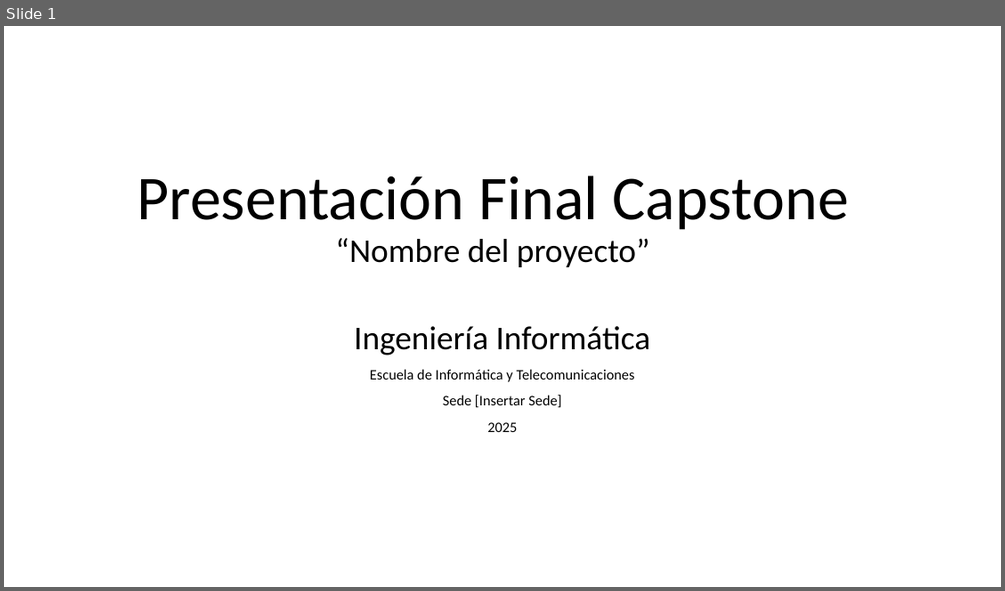
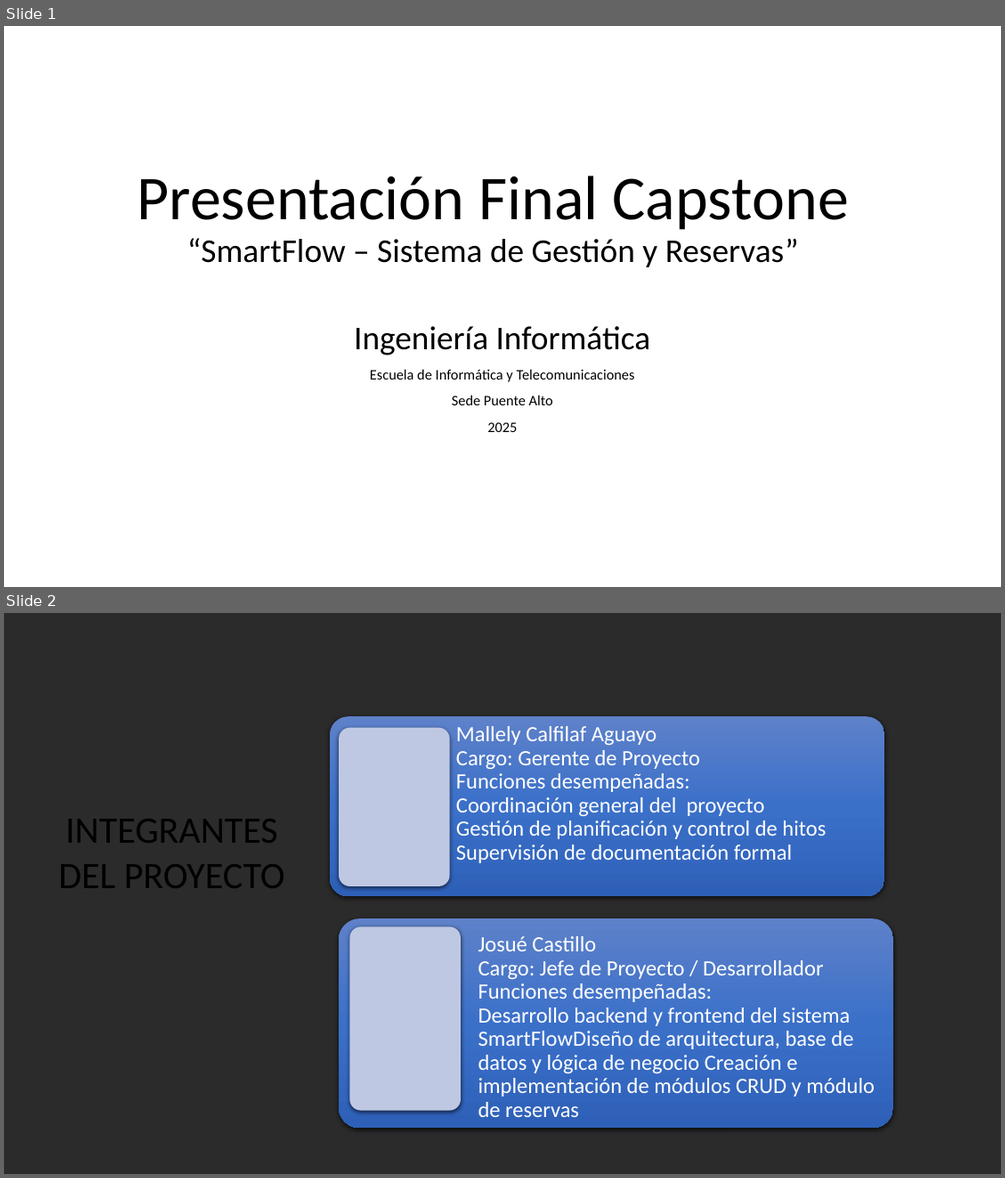
Before and after one commit to CodeFixService/Capstone, a slide deck: fase3/Documentacion Asignatura PTY4614/Estructura Presentación Final-Capstone.pptx. Shown one above the other, each under a label of ours: slide 1 before the commit, slides 1 and 2 after it. The pictures are 1005x591 and 1005x1178 pixels, drawn with LibreOffice and Linux fonts; fonts in the diff are those of the drawing; background and template pictures are left out; a plain dark background stands for a picture behind light text. Boxes give left, top, right and bottom in pixels: in the first picture for what was removed or moved away, otherwise in the second. Text is boxed around its words. In the diff, an @@ line names an element or a change of style, - is before the commit and + after.

```diff
--- a/fase3/Documentacion Asignatura PTY4614/Estructura Presentación Final-Capstone.pptx
+++ b/fase3/Documentacion Asignatura PTY4614/Estructura Presentación Final-Capstone.pptx
@@ slide 2 added at [4, 613, 1001, 1174], background picture (left out) @@
@@ text added at [58, 819, 285, 888], 36 pt, text #000000 @@
+INTEGRANTES DEL PROYECTO
@@ group added at [330, 716, 894, 1128]: 4 rounded rectangles, 2 texts @@
+Mallely Calfilaf Aguayo
+Cargo: Gerente de Proyecto
+Funciones desempeñadas:
+Coordinación general del proyecto
+Gestión de planificación y control de hitos
+Supervisión de documentación formal
+Josué Castillo
+Cargo: Jefe de Proyecto / Desarrollador Funciones desempeñadas:
+Desarrollo backend y frontend del sistema SmartFlowDiseño de arquitectura, base de datos y lógica de negocio Creación e implementación de módulos CRUD y módulo de reservas
@@ slide 1 changed as well @@
@@ title at [137, 176, 849, 267]: text changed; size 60 to 32 pt @@
-Presentación Final Capstone
-“Nombre del proyecto”
+Presentación Final Capstone
+“SmartFlow – Sistema de Gestión y Reservas”
@@ subtitle at [452, 394, 553, 405]: text changed @@
-Sede [Insertar Sede]
+Sede Puente Alto
```
Also in this commit, not shown: 8 other slides changed, 7 other slides added, 2 slides removed.
